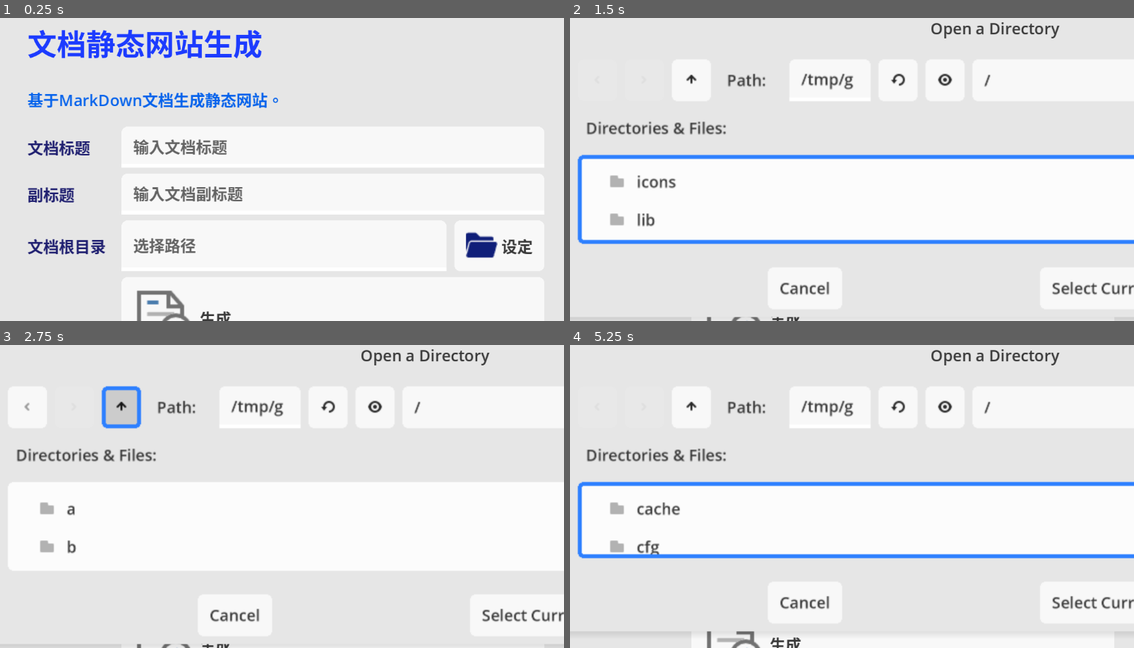
Above: before the commit, frames 1-4 (two rows, left to right).
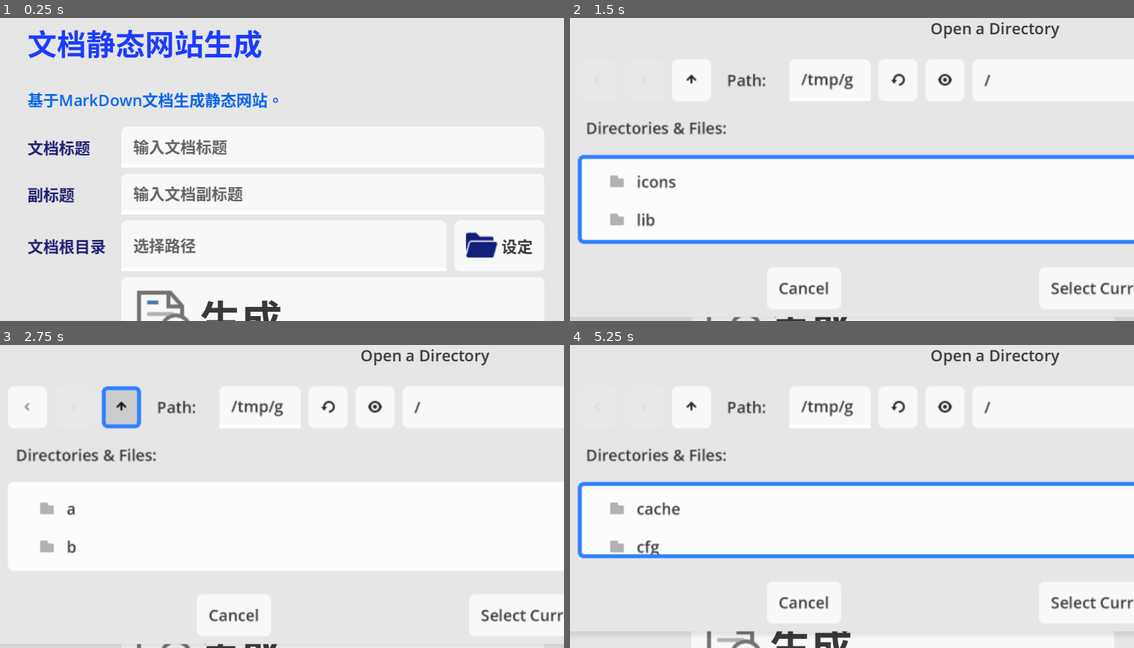
Above: after the commit, the same moments.

Repository: xun69/Godot-static-website-generator
Game: Godot game, scene res://main.tscn
Same seed, same stepped clock (60 frames per second), same inputs: the game is played once before the commit and once after it.
Inputs (mouse positions are in pixels of both pictures, inside the frame that each line leads up to):
- Up to frame 1 (0.25 s): no input
- Up to frame 2 (1.5 s): click (902, 148) at 0.52 s; type "Alex" at 0.6 s; click (902, 193) at 0.75 s; type "Alex" at 0.83 s; click (852, 245) at 0.98 s; type "12" at 1.07 s; click "设定" at 1.25 s
- Up to frame 3 (2.75 s): click (124, 408) at 2 s
- Up to frame 4 (5.25 s): click (694, 408) at 2.75 s; click "生成" at 3.5 s; click "Select Current Folder" at 4.25 s; click "设定" at 5 s

The runs differ from the first frame. In frame 1, 0.5% of the frame differs, in the area x 35-50%, y 93-100%; in frame 2, 0.6%; in frame 3, 0.6%; in frame 4, 0.9%, in the area x 35-100%, y 82-100%.

Commit message:
创建静态图库选项卡
支持了基于UI的基础图片库生成

Diff:
--- a/main.gd
+++ b/main.gd
@@ -10,10 +10,17 @@
 
 extends Control
 
+# 文档生成 - 表单元素
 @onready var doc_name_txt = %docNameTxt
 @onready var sub_title_txt = %subTitleTxt
 @onready var root_dir_txt = %rootDirTxt
 @onready var file_dialog = %FileDialog
+# 图片库生成 - 表单元素
+@onready var album_name_txt = %albumNameTxt
+@onready var alnum_root_dir_txt = %alnumRootDirTxt
+@onready var img_dir_name_txt = %imgDirNameTxt
+@onready var links_txt = %linksTxt
+
 
 # ================================= 信号处理 =================================
 
@@ -33,6 +40,23 @@
 	var doc = myDocStation.new(doc_name_txt.text,sub_title_txt.text,root_dir_txt.text)
 	doc.create_station()
 
+# 生成图片库
+func _on_create_album_btn_pressed():
+	# 常用网址
+	var links = get_links()
+
+	var station = myPicStation.new(album_name_txt.text,alnum_root_dir_txt.text,img_dir_name_txt.text,links)
+	station.create_station()
+
+# 设定图库根目录
+func _on_album_set_dir_btn_pressed():
+	# 打开文件对话框
+	file_dialog.popup_centered_ratio()
+	# 选中文件夹后
+	file_dialog.connect("dir_selected",func(dir):
+		alnum_root_dir_txt.text = dir
+	)
+
 # ================================= 自定义函数 =================================
 
 # 返回指定路径的文件夹名
@@ -40,3 +64,13 @@
 	var count = dir_path.get_slice_count("/")
 	var idx = count - 2 if dir_path.ends_with("/") else count - 1
 	return dir_path.get_slice("/",idx)
+
+# 根据输入的链接字符串生成并返回可以使用的二维数组结构
+func get_links() -> Array:
+	var arr:Array = []
+	if links_txt.text == "":
+		return arr
+	var links_str:String = links_txt.text
+	for link in links_str.split("\n"):
+		arr.append(link.split(","))
+	return arr
--- a/main.tscn
+++ b/main.tscn
@@ -1584,7 +1584,101 @@
 
 [node name="createDocBtn" type="Button" parent="Tab/文档/VBox/Grid"]
 layout_mode = 2
+theme_override_font_sizes/font_size = 42
 text = "生成"
+icon = ExtResource("3_koin3")
+alignment = 0
+
+[node name="图库" type="PanelContainer" parent="Tab"]
+visible = false
+layout_mode = 2
+
+[node name="VBox" type="VBoxContainer" parent="Tab/图库"]
+layout_mode = 2
+
+[node name="Label" type="Label" parent="Tab/图库/VBox"]
+layout_mode = 2
+text = "图片库静态网站生成"
+label_settings = SubResource("LabelSettings_hn3g0")
+
+[node name="Label2" type="Label" parent="Tab/图库/VBox"]
+layout_mode = 2
+text = "基于本地图片文件夹生成静态图片库网站"
+label_settings = SubResource("LabelSettings_d03v4")
+
+[node name="Grid" type="GridContainer" parent="Tab/图库/VBox"]
+layout_mode = 2
+columns = 2
+
+[node name="lab" type="Label" parent="Tab/图库/VBox/Grid"]
+layout_mode = 2
+text = "标题"
+label_settings = SubResource("LabelSettings_3xlqv")
+
+[node name="albumNameTxt" type="LineEdit" parent="Tab/图库/VBox/Grid"]
+unique_name_in_owner = true
+layout_mode = 2
+size_flags_horizontal = 3
+placeholder_text = "输入网站标题"
+
+[node name="lab3" type="Label" parent="Tab/图库/VBox/Grid"]
+layout_mode = 2
+text = "图库根目录"
+label_settings = SubResource("LabelSettings_3xlqv")
+
+[node name="HBox" type="HBoxContainer" parent="Tab/图库/VBox/Grid"]
+layout_mode = 2
+size_flags_horizontal = 3
+
+[node name="alnumRootDirTxt" type="LineEdit" parent="Tab/图库/VBox/Grid/HBox"]
+unique_name_in_owner = true
+layout_mode = 2
+size_flags_horizontal = 3
+placeholder_text = "选择路径"
+
+[node name="albumSetDirBtn" type="Button" parent="Tab/图库/VBox/Grid/HBox"]
+layout_mode = 2
+text = "设定"
+icon = ExtResource("2_3yg2x")
+
+[node name="lab2" type="Label" parent="Tab/图库/VBox/Grid"]
+layout_mode = 2
+text = "图片文件夹"
+label_settings = SubResource("LabelSettings_3xlqv")
+
+[node name="imgDirNameTxt" type="LineEdit" parent="Tab/图库/VBox/Grid"]
+unique_name_in_owner = true
+layout_mode = 2
+size_flags_horizontal = 3
+placeholder_text = "输入图片文件夹名称"
+
+[node name="lab4" type="Label" parent="Tab/图库/VBox/Grid"]
+layout_mode = 2
+size_flags_vertical = 1
+text = "常用网址"
+label_settings = SubResource("LabelSettings_3xlqv")
+
+[node name="VBox" type="VBoxContainer" parent="Tab/图库/VBox/Grid"]
+layout_mode = 2
+
+[node name="linksTxt" type="TextEdit" parent="Tab/图库/VBox/Grid/VBox"]
+unique_name_in_owner = true
+custom_minimum_size = Vector2(0, 200)
+layout_mode = 2
+text = "百度,https://www.baidu.com"
+placeholder_text = "输入：网站名称，地址"
+
+[node name="Label" type="Label" parent="Tab/图库/VBox/Grid/VBox"]
+layout_mode = 2
+text = "请输入:   网站名称,网址  形式，可以多行，用于作为常用网址部分。"
+
+[node name="Label" type="Control" parent="Tab/图库/VBox/Grid"]
+layout_mode = 2
+
+[node name="createAlbumBtn" type="Button" parent="Tab/图库/VBox/Grid"]
+layout_mode = 2
+theme_override_font_sizes/font_size = 42
+text = "生成图库静态站"
 icon = ExtResource("3_koin3")
 alignment = 0
 
@@ -1599,3 +1693,5 @@
 
 [connection signal="pressed" from="Tab/文档/VBox/Grid/HBox/setDirBtn" to="." method="_on_set_dir_btn_pressed"]
 [connection signal="pressed" from="Tab/文档/VBox/Grid/createDocBtn" to="." method="_on_create_doc_btn_pressed"]
+[connection signal="pressed" from="Tab/图库/VBox/Grid/HBox/albumSetDirBtn" to="." method="_on_album_set_dir_btn_pressed"]
+[connection signal="pressed" from="Tab/图库/VBox/Grid/createAlbumBtn" to="." method="_on_create_album_btn_pressed"]
--- a/pic_test01.gd
+++ /dev/null
@@ -1,15 +0,0 @@
-
-# 图片网站生成  - 测试
-
-@tool
-extends EditorScript
-
-# 常用网址
-var links = [
-	["百度","https://www.baidu.com"]
-]
-
-
-func _run():
-	var station = myPicStation.new("主页标题","网站根目录","图片文件夹名",links)
-	station.create_station()
--- a/project.godot
+++ b/project.godot
@@ -21,4 +21,5 @@
 
 [display]
 
+window/size/mode=2
 window/stretch/scale=2.0
Not shown: 12 places in main.tscn that only renumber resources
